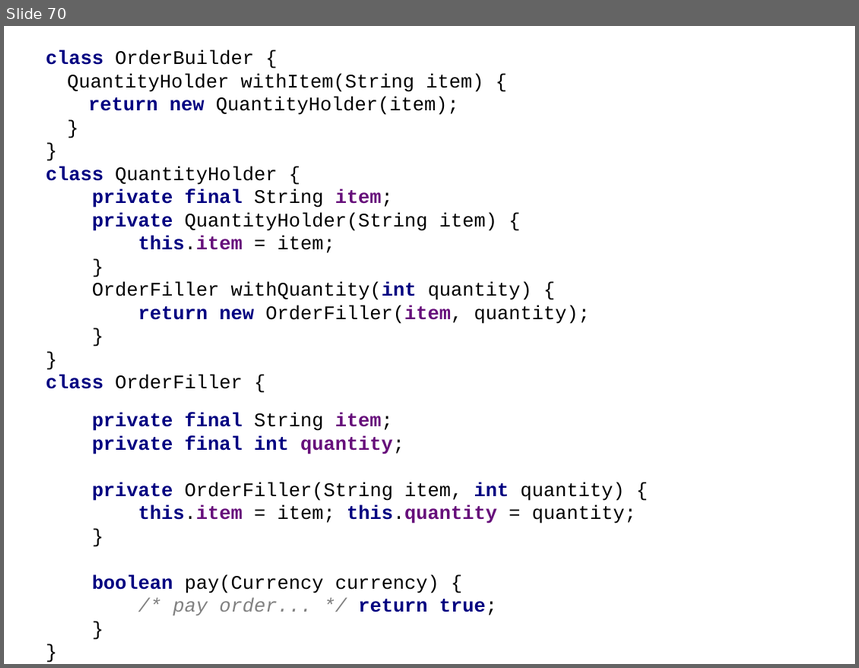
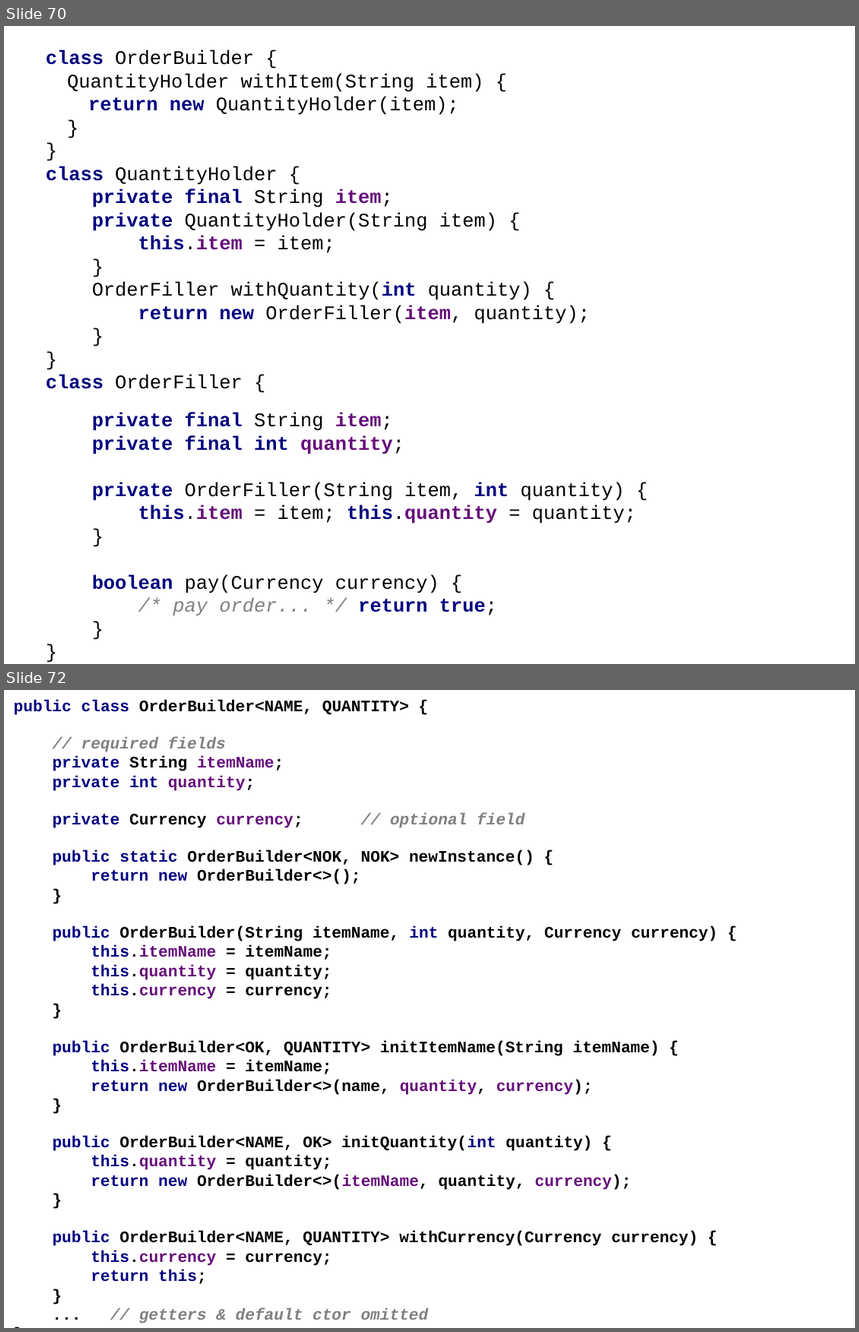
Before and after one commit to HamletDRC/presentations, a slide deck: javaboilerplatebusters/BoilerPlateBusters.odp. Shown one above the other, each under a label of ours: slide 70 before the commit, slides 70 and 72 after it; the slides between them are not shown. The pictures are 859x668 and 859x1332 pixels, drawn with LibreOffice and Linux fonts; fonts in the diff are those of the drawing. Boxes give left, top, right and bottom in pixels: in the first picture for what was removed or moved away, otherwise in the second. Text is boxed around its words. In the diff, an @@ line names an element or a change of style, - is before the commit and + after.

Commit message:
added generic builder from Sven into boilerplate buster slides

```diff
--- a/javaboilerplatebusters/BoilerPlateBusters.odp
+++ b/javaboilerplatebusters/BoilerPlateBusters.odp
@@ slide 72 added at (x1=4, y1=690, x2=855, y2=1328), background #FFFFFF @@
@@ text added at (x1=14, y1=700, x2=718, y2=1324), 15 pt, text #000000, bold @@
+public class OrderBuilder<NAME, QUANTITY> {
+// required fields
+private String itemName;
+private int quantity;
+private Currency currency; // optional field
+public static OrderBuilder<NOK, NOK> newInstance() {
+return new OrderBuilder<>();
+}
+public OrderBuilder(String itemName, int quantity, Currency currency) {
+this.itemName = itemName;
+this.quantity = quantity;
+this.currency = currency;
+}
+public OrderBuilder<OK, QUANTITY> initItemName(String itemName) {
+this.itemName = itemName;
+return new OrderBuilder<>(name, quantity, currency);
+}
+public OrderBuilder<NAME, OK> initQuantity(int quantity) {
+this.quantity = quantity;
+return new OrderBuilder<>(itemName, quantity, currency);
+}
+public OrderBuilder<NAME, QUANTITY> withCurrency(Currency currency) {
+this.currency = currency;
+return this;
+}
+... // getters & default ctor omitted
+}
```
Also in this commit, not shown: 1 other slide added, 4 other files.
